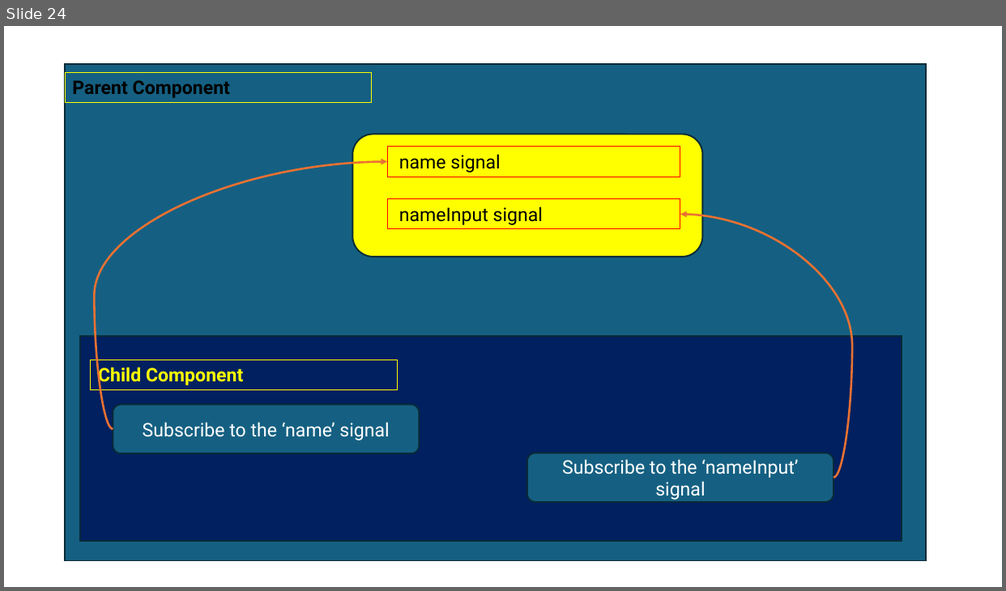
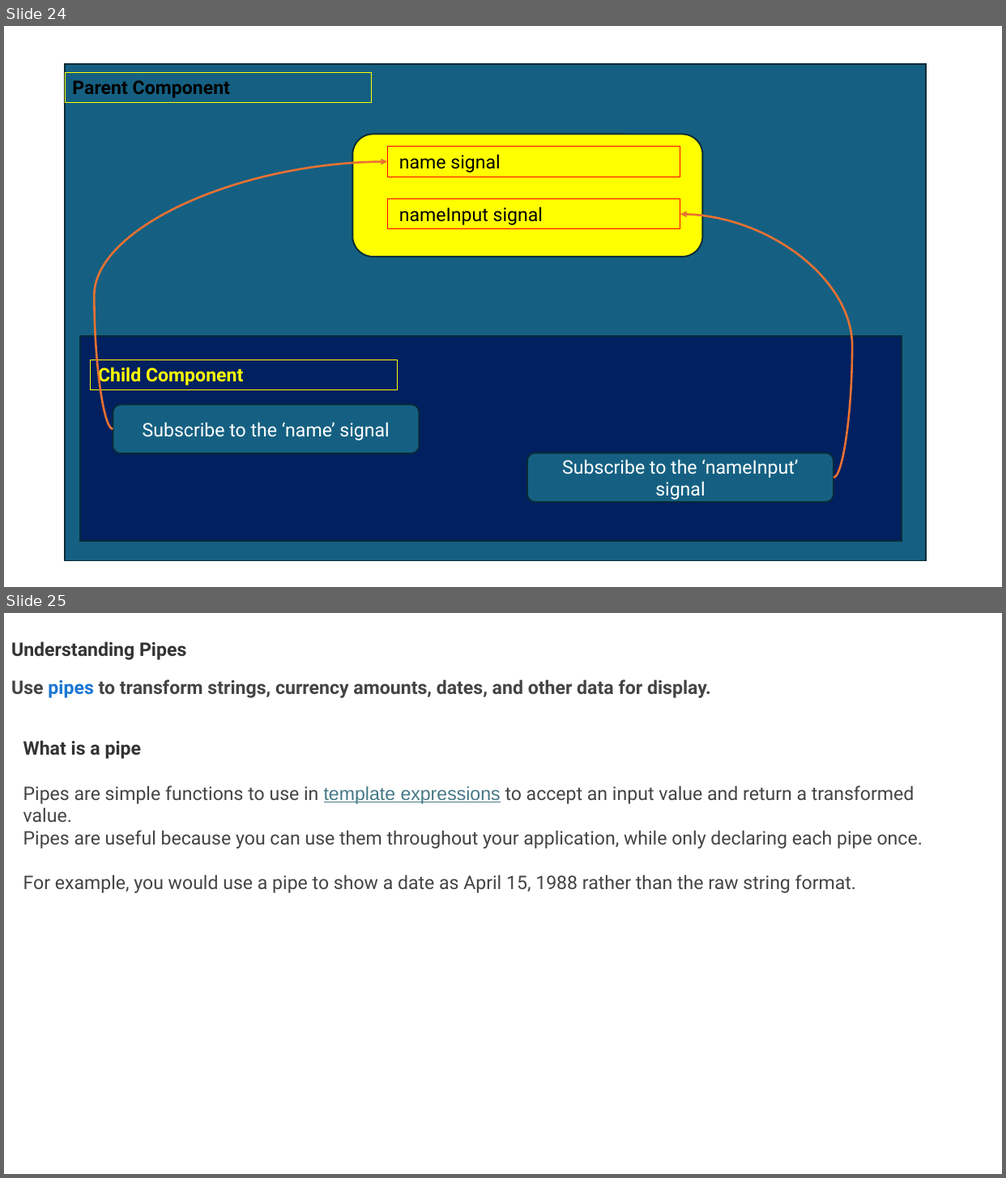
Before and after one commit to maheshsabnis/ng17guard, a slide deck: my-ng-app/Angular_Training_Images.pptx. Shown one above the other, each under a label of ours: slide 24 before the commit, slides 24 and 25 after it. The pictures are 1006x591 and 1006x1178 pixels, drawn with LibreOffice and Linux fonts; fonts in the diff are those of the drawing. Boxes give left, top, right and bottom in pixels: in the first picture for what was removed or moved away, otherwise in the second. Text is boxed around its words. In the diff, an @@ line names an element or a change of style, - is before the commit and + after.

Commit message:
Date:01-April-2024

```diff
--- a/my-ng-app/Angular_Training_Images.pptx
+++ b/my-ng-app/Angular_Training_Images.pptx
@@ slide 25 added at [4,613,1002,1174], background #FFFFFF @@
@@ text added at [11,641,186,660], 18 pt, text #333333, bold @@
+Understanding Pipes
@@ text added at [11,679,711,698], 18 pt, text #444444, bold @@
+Use pipes to transform strings, currency amounts, dates, and other data for display.
@@ text added at [23,740,923,893], 18 pt, text #444444 @@
+What is a pipe
+Pipes are simple functions to use in template expressions to accept an input value and return a transformed value.
+Pipes are useful because you can use them throughout your application, while only declaring each pipe once.
+For example, you would use a pipe to show a date as April 15, 1988 rather than the raw string format.
```
Also in this commit, not shown: 1 other slide added, 10 other files.
